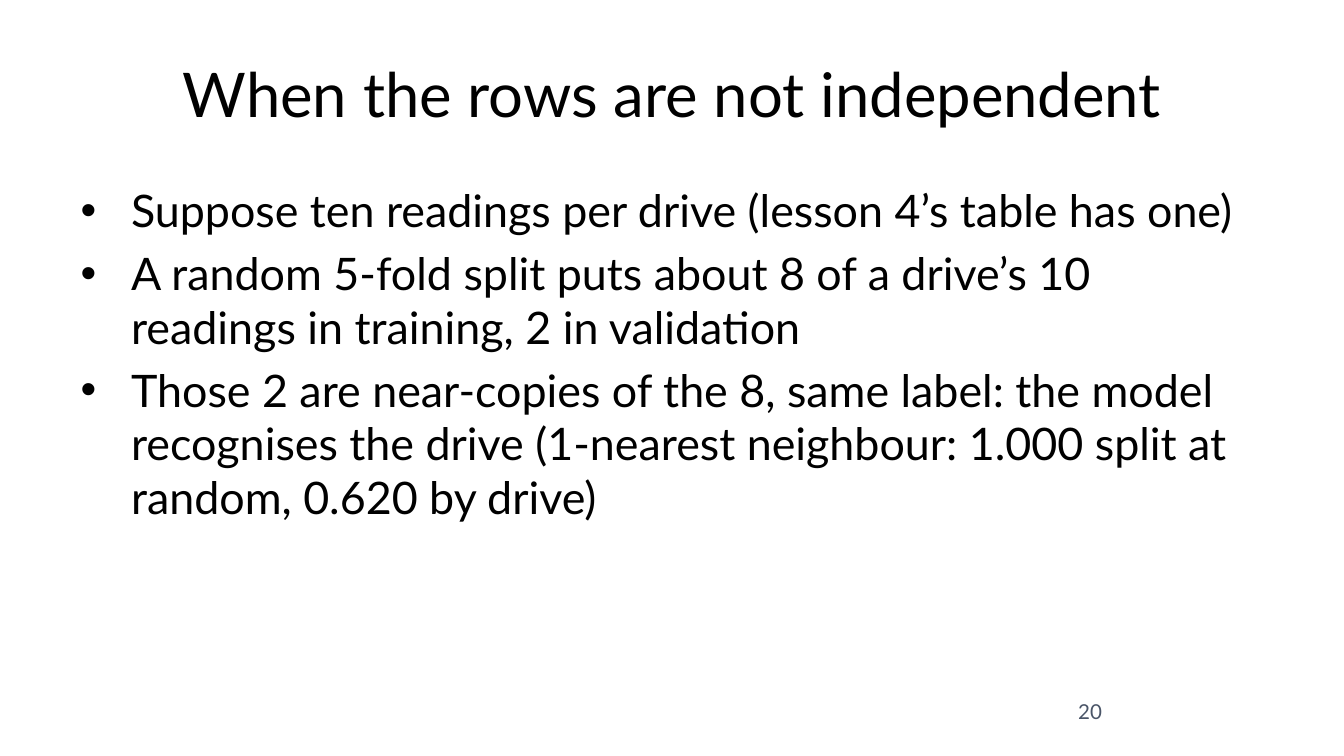
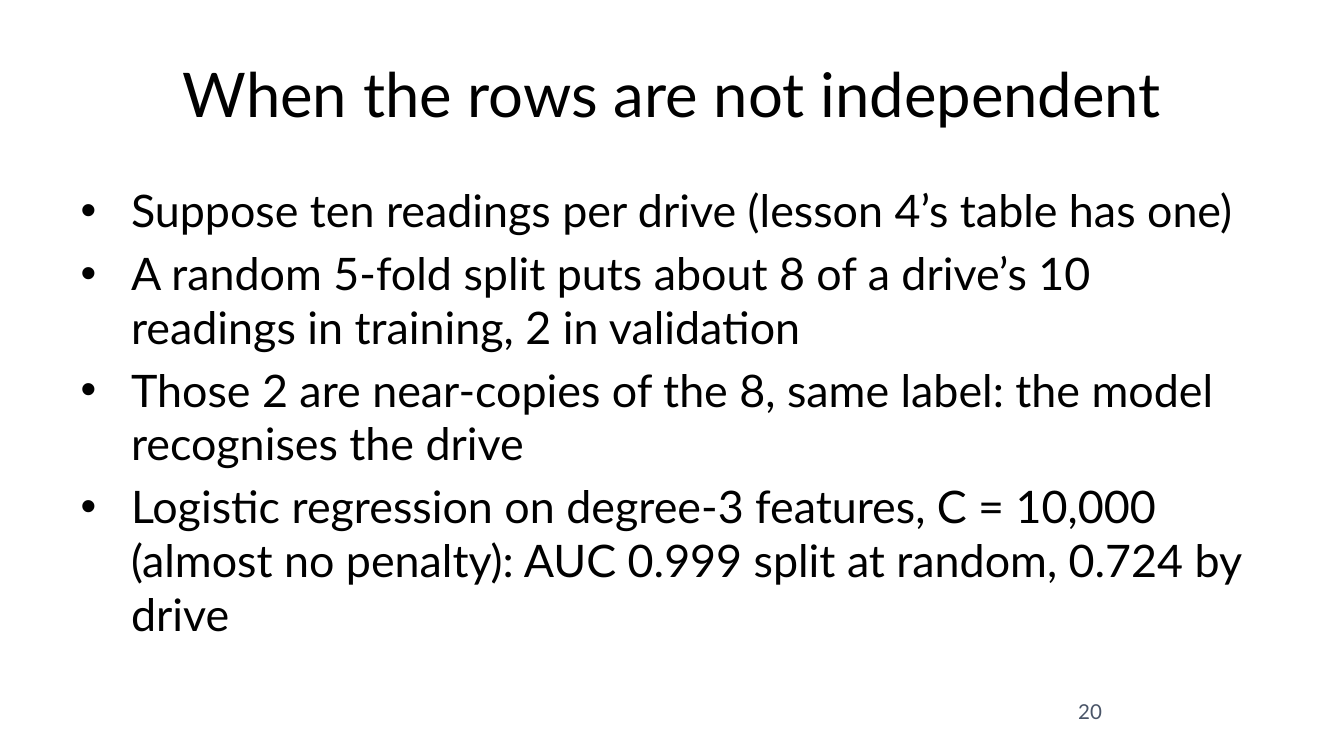
Before and after one commit to fabioantonini/technologies-for-artificial-intelligence, a slide deck: slide 20 of Lessons/05_experimental_methodology/Slides/experimental_methodology_slides.pptx. Drawn at 1344x756 pixels with LibreOffice and Linux fonts; fonts in the diff are those of the drawing; background and template pictures are left out. Boxes give left, top, right and bottom in pixels: in the first picture for what was removed or moved away, otherwise in the second. Text is boxed around its words. In the diff, an @@ line names an element or a change of style, - is before the commit and + after.

```diff
--- a/Lessons/05_experimental_methodology/Slides/experimental_methodology_slides.pptx
+++ b/Lessons/05_experimental_methodology/Slides/experimental_methodology_slides.pptx
@@ text at (x1=131, y1=374, x2=1243, y2=632): text changed @@
-• Those 2 are near-copies of the 8, same label: the model recognises the drive (1-nearest neighbour: 1.000 split at random, 0.620 by drive)
+• Those 2 are near-copies of the 8, same label: the model recognises the drive
+• Logistic regression on degree-3 features, C = 10,000 (almost no penalty): AUC 0.999 split at random, 0.724 by drive
```
Also in this commit, not shown: 10 other files.
